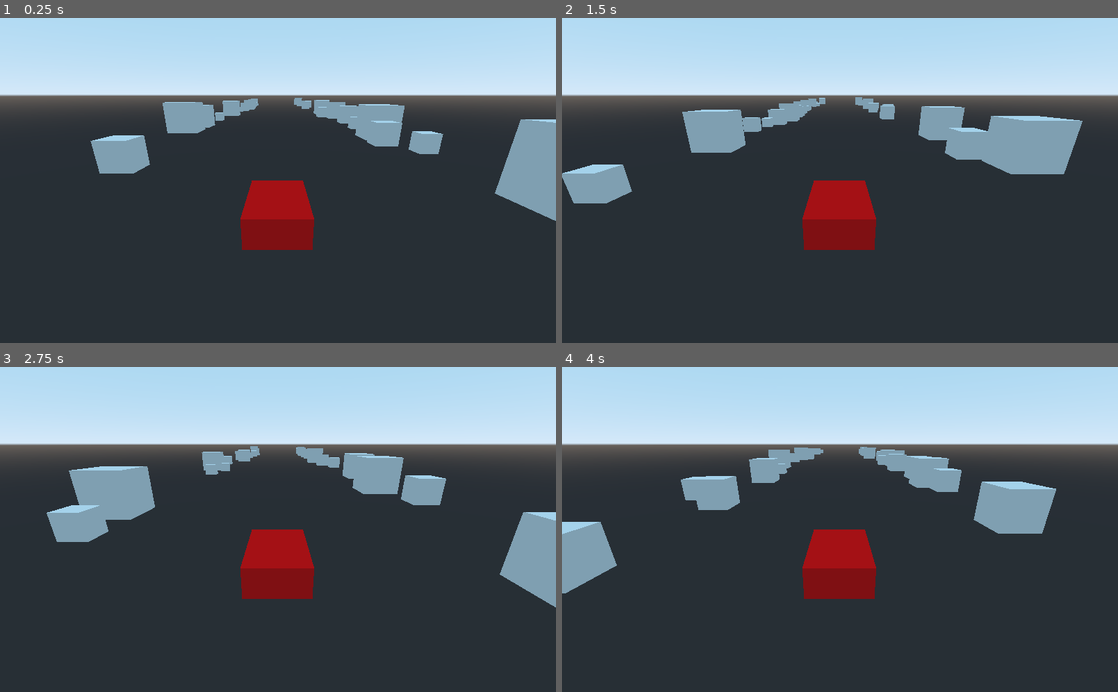
Above: before the commit, frames 1-4 (two rows, left to right).
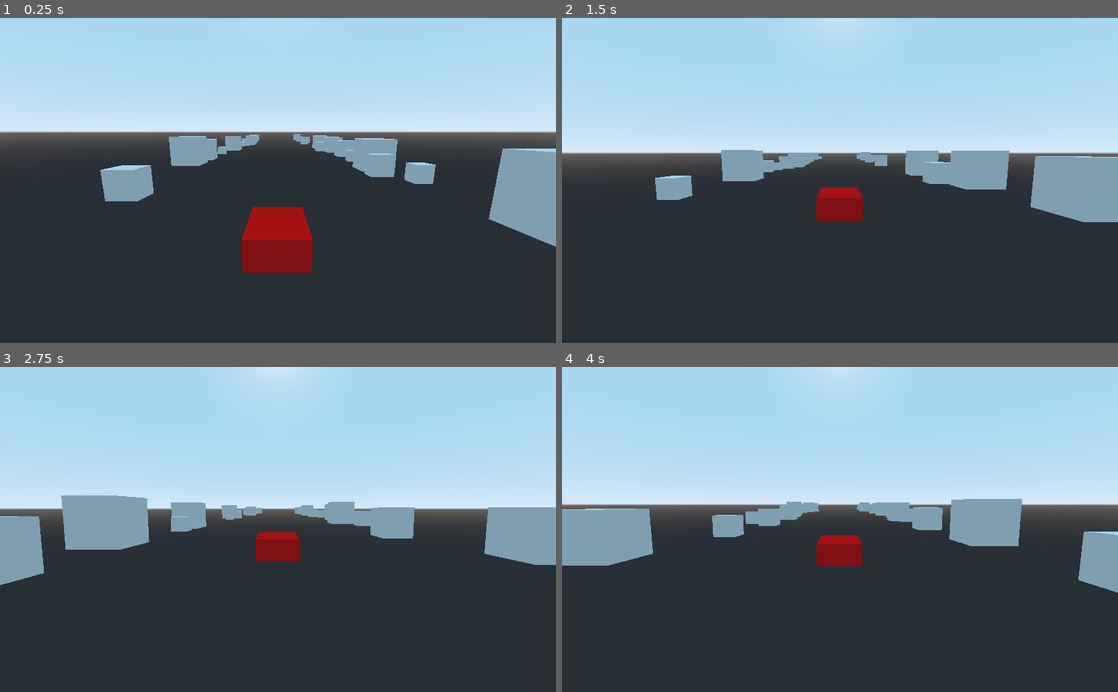
Above: after the commit, the same moments.

Repository: Gatlink/LD50
Game: Godot game, scene res://Main.tscn
The game is run twice, just before and just after one commit, with the same random seed, the same clock (stepped at 60 frames per second) and the same inputs.
Inputs:
- Up to frame 1 (0.25 s): no input
- Up to frame 2 (1.5 s): tap Enter at 0.5 s; hold W (Accelerate) 0.53-1.28 s
- Up to frame 3 (2.75 s): hold W (Accelerate) from 2.03 s (still down)
- Up to frame 4 (4 s): release W (Accelerate) at 3.53 s

The runs differ from the first frame. In frame 1, 24% of the frame differs, in the area x 0-100%, y 20-79%; in frame 2, 35%; in frame 3, 36%, in the area x 0-100%, y 0-74%; in frame 4, 35%.

Commit message:
Dynamic camera

Diff:
--- /dev/null
+++ b/FollowShip.gd
@@ -0,0 +1,11 @@
+extends RemoteTransform
+
+
+export (NodePath) var look_at_path : NodePath
+
+
+onready var look_at_node : Spatial = get_node(look_at_path)
+
+
+func _physics_process(_delta: float) -> void:
+	look_at(look_at_node.global_transform.origin, Vector3.UP)
--- /dev/null
+++ b/FollowSpeed.gd
@@ -0,0 +1,11 @@
+extends PathFollow
+
+
+export (NodePath) var ship_path : NodePath
+
+
+onready var ship : Ship = get_node(ship_path)
+
+
+func _physics_process(_delta: float) -> void:
+	unit_offset = abs(ship.speed) / ship.max_speed
--- a/Main.tscn
+++ b/Main.tscn
@@ -1,17 +1,40 @@
-[gd_scene load_steps=3 format=2]
+[gd_scene load_steps=6 format=2]
 
 [ext_resource path="res://Ship/Ship.tscn" type="PackedScene" id=1]
 [ext_resource path="res://Game.gd" type="Script" id=2]
+[ext_resource path="res://FollowShip.gd" type="Script" id=3]
+[ext_resource path="res://FollowSpeed.gd" type="Script" id=4]
+
+[sub_resource type="Curve3D" id=1]
+_data = {
+"points": PoolVector3Array( 0, 0, -1.83304, 0, 0, 1.83304, 0, 1.41981, 1.59013, 0, 1.31172, -0.874479, 0, -1.31172, 0.874479, 0, -0.194613, 5.84481 ),
+"tilts": PoolRealArray( 0, 0 )
+}
 
 [node name="Main" type="Spatial"]
 script = ExtResource( 2 )
 
 [node name="Ship" parent="." instance=ExtResource( 1 )]
 
-[node name="RemoteTransform" type="RemoteTransform" parent="Ship"]
-transform = Transform( 1, 0, 0, 0, 0.938535, 0.345184, 0, -0.345184, 0.938535, 0, 3.64913, 7.01605 )
-remote_path = NodePath("../../Camera")
+[node name="Path" type="Path" parent="Ship"]
+transform = Transform( 1, 0, 0, 0, 1, 0, 0, 0, 1, 0, 2.04924, 5.9069 )
+curve = SubResource( 1 )
+
+[node name="PathFollow" type="PathFollow" parent="Ship/Path"]
+transform = Transform( 1, 0, 0, 0, 0.999999, -0.0014336, 0, 0.0014336, 0.999999, 0, 1.41981, 1.59013 )
+rotation_mode = 0
+loop = false
+script = ExtResource( 4 )
+ship_path = NodePath("../..")
+
+[node name="RemoteTransform" type="RemoteTransform" parent="Ship/Path/PathFollow"]
+remote_path = NodePath("../../../../Camera")
 update_scale = false
+script = ExtResource( 3 )
+look_at_path = NodePath("../../../LookAt")
+
+[node name="LookAt" type="Position3D" parent="Ship"]
+transform = Transform( 1, 0, 0, 0, 1, 0, 0, 0, 1, 0, 0, -9.08113 )
 
 [node name="Camera" type="Camera" parent="."]
-transform = Transform( 1, 0, 0, 0, 0.938535, 0.345184, 0, -0.345184, 0.938535, 0, 3.64913, 7.01605 )
+transform = Transform( 1, 0, 0, 0, 0.999999, -0.0014336, 0, 0.0014336, 0.999999, 0, 3.46905, 7.49703 )
--- a/Ship/Ship.gd
+++ b/Ship/Ship.gd
@@ -1,9 +1,10 @@
+class_name Ship
 extends Spatial
 
 
 export (float) var max_speed := 50.0
 export (float) var acceleration_time := 1.0
-export (float) var deceleration_time := 2.0
+export (float) var deceleration_time := 1.5
 export (Curve) var acceleration : Curve
 
 
--- a/project.godot
+++ b/project.godot
@@ -13,9 +13,15 @@
 "class": "Bezier",
 "language": "GDScript",
 "path": "res://Bezier.gd"
+}, {
+"base": "Spatial",
+"class": "Ship",
+"language": "GDScript",
+"path": "res://Ship/Ship.gd"
 } ]
 _global_script_class_icons={
-"Bezier": ""
+"Bezier": "",
+"Ship": ""
 }
 
 [application]
